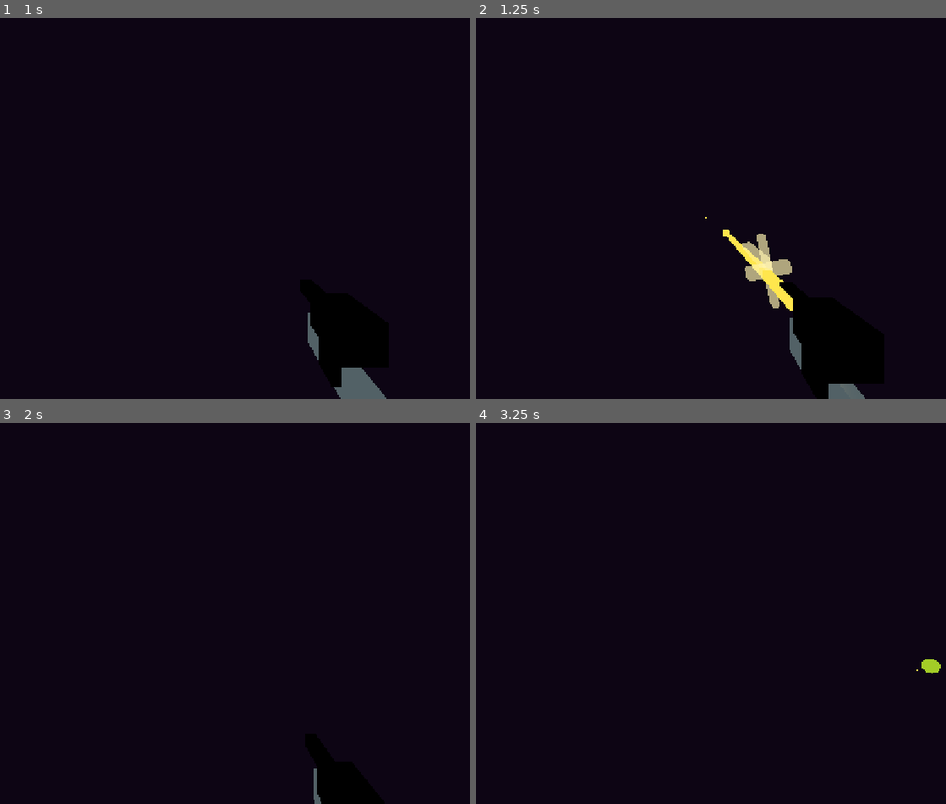
Above: before the commit, frames 1-4 (two rows, left to right).
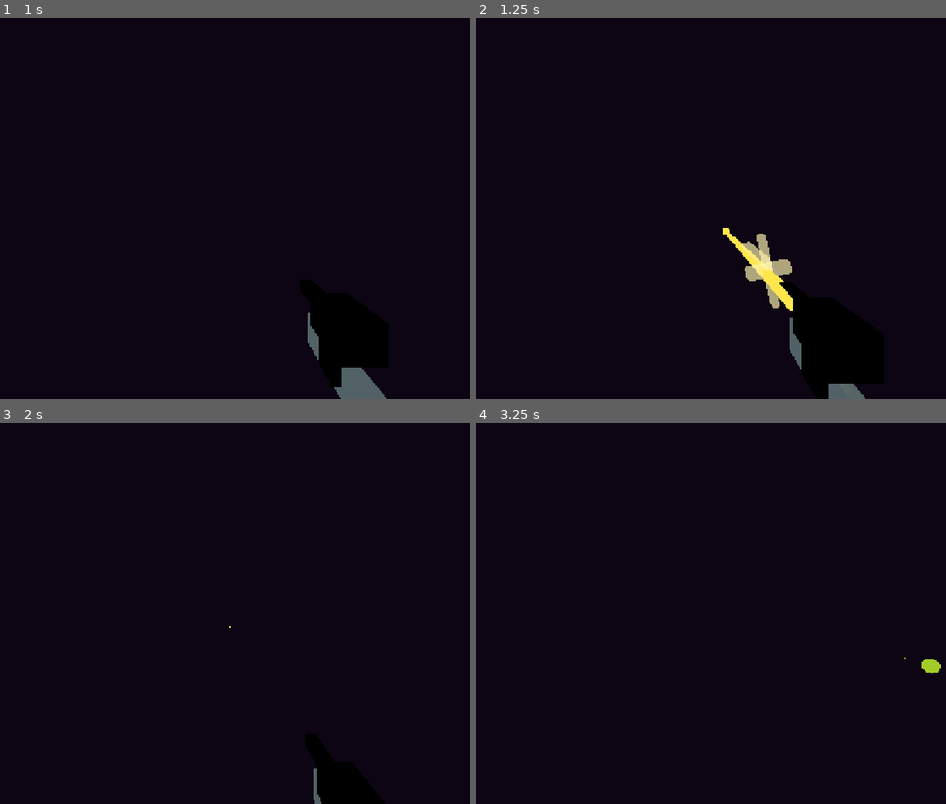
Above: after the commit, the same moments.

Repository: joepio/growing-guns
Game: Godot game, scene res://scenes/player.tscn
The game is run twice, just before and just after one commit, with the same random seed, the same clock (stepped at 60 frames per second) and the same inputs. This scene is started directly instead of the project's main scene. Sound files missing from this copy of the repository are replaced by a short silence.
Inputs (mouse positions are in pixels of both pictures, inside the frame that each line leads up to):
- Up to frame 1 (1 s): tap Enter at 0.5 s; move the mouse to (267, 208) at 0.52 s; press the mouse at (267, 208) at 0.53 s; hold W (move_forward) from 0.53 s (still down); tap Space (jump) at 0.77 s
- Up to frame 2 (1.25 s): keep holding W (move_forward)
- Up to frame 3 (2 s): keep holding W (move_forward); move the mouse to (197, 613) at 1.27 s; release the mouse at (197, 613) at 1.28 s; tap Shift (dash) at 1.35 s; tap Space (jump) at 1.52 s; click (197, 613) at 1.55 s
- Up to frame 4 (3.25 s): keep holding W (move_forward); tap Space (jump) at 2, 3.02 s; move the mouse to (725, 605) at 2.02 s; press the mouse at (725, 605) at 2.03 s; move the mouse to (696, 621) at 2.77 s; release the mouse at (696, 621) at 2.78 s; right-click (696, 621) at 2.85 s; click (696, 621) at 3.05 s

Frame 1 is identical in both runs. In frame 2, less than 0.1% of the frame differs, in the area x 48-67%, y 52-74%; in frame 3, less than 0.1%; in frame 4, less than 0.1%.

Commit message:
dynamic accuracy

Diff:
--- a/scripts/game.gd
+++ b/scripts/game.gd
@@ -289,9 +289,10 @@
 		_refresh_cooldowns()
 		_update_ghost_overlay()
 
-		# Update crosshair spread
+		# Crosshair reflects effective spread (base + movement + recoil) so the
+		# reticle visibly blooms when sprinting / spamming.
 		if _custom_crosshair:
-			_custom_crosshair.spread = local_player.weapon.spread
+			_custom_crosshair.spread = local_player.get_effective_spread()
 
 	if _pick_timeout_active:
 		_pick_timeout_timer -= delta
--- a/scripts/player.gd
+++ b/scripts/player.gd
@@ -126,6 +126,18 @@
 var _walk_bob_phase: float = 0.0
 var _gun_jump_bump: float = 0.0
 var _gun_tilt_z: float = 0.0
+# Dynamic shot-to-shot spread: each fire adds weapon.recoil_per_shot, decays
+# back to zero. Combined with weapon.spread + movement bonus at fire time.
+var _recoil_spread: float = 0.0
+const RECOIL_DECAY_RATE := 4.0           # higher = recovers accuracy faster
+const MOVEMENT_SPREAD_MAX := 0.045       # rad of extra spread at full walk speed
+
+# Total effective spread used at fire time AND shown by the crosshair so the
+# UI always matches what bullets will actually do.
+func get_effective_spread() -> float:
+	var horiz_speed: float = Vector2(velocity.x, velocity.z).length()
+	var movement_spread: float = clampf(horiz_speed / WALK_SPEED, 0.0, 1.4) * MOVEMENT_SPREAD_MAX
+	return weapon.spread + movement_spread + _recoil_spread
 var _head_hitbox_rest_y: float = 0.86
 var _torso_hitbox_rest_y: float = 0.12
 var _legs_hitbox_rest_y: float = -0.55
@@ -490,6 +502,7 @@
 	muzzle_kick_z = lerp(muzzle_kick_z, 0.0, delta * 14.0)
 	shake_amt = lerp(shake_amt, 0.0, delta * 14.0)
 	_landing_bump_y = lerp(_landing_bump_y, 0.0, delta * 10.0) # Smooth recovery
+	_recoil_spread = lerp(_recoil_spread, 0.0, clampf(delta * RECOIL_DECAY_RATE, 0.0, 1.0))
 
 	# View punch decay
 	_view_punch_pos = _view_punch_pos.lerp(Vector3.ZERO, delta * 12.0)
@@ -686,9 +699,12 @@
 	muzzle_kick_z = max(muzzle_kick_z, RIFLE_RECOIL_KICK * scale_f)
 	shake_amt = max(shake_amt, RIFLE_SHAKE * scale_f)
 	rotate_y(randf_range(-RIFLE_RECOIL_YAW_JITTER, RIFLE_RECOIL_YAW_JITTER) * scale_f)
+	# Snapshot the effective spread BEFORE this shot's recoil kicks in,
+	# then add the per-shot recoil so the next shot is sloppier.
+	var spread: float = get_effective_spread()
+	_recoil_spread += weapon.recoil_per_shot
 	# Multi-shot: fire N rays with random yaw+pitch spread (MULTI-SHOT card).
 	var shots: int = weapon.get_shots_per_trigger()
-	var spread: float = weapon.spread
 	var cam_right: Vector3 = camera.global_transform.basis.x
 	var cam_up: Vector3 = camera.global_transform.basis.y
 	for i in shots:
@@ -2323,9 +2339,12 @@
 		_last_sync_pos = Vector3.INF  # force resync
 
 	if not ghost_mode and _bot_shoot_cooldown <= 0.0 and _bot_has_los(_bot_target):
-		# Dev toggle (F1 panel): bots keep moving/aiming but hold their fire.
 		var game_scene: Node = get_tree().current_scene
-		if not (game_scene and game_scene.get("bots_hold_fire") == true):
+		# Round must be live (no shooting at corpses during card pick / match
+		# over), and the dev toggle in the F1 panel can hold fire entirely.
+		var is_playing: bool = game_scene and int(game_scene.get("state")) == 1  # State.PLAYING == 1
+		var hold_fire: bool = game_scene and game_scene.get("bots_hold_fire") == true
+		if is_playing and not hold_fire:
 			_bot_shoot()
 		# Bots auto-fire at the weapon's natural cadence.
 		_bot_shoot_cooldown = weapon.get_fire_interval()
--- a/scripts/weapon.gd
+++ b/scripts/weapon.gd
@@ -38,6 +38,8 @@
 
 # --- Behaviour knobs ---
 @export var spread: float = BASE_SPREAD        # radians; random yaw+pitch offset per shot
+const BASE_RECOIL := 0.018                      # radians added to dynamic spread per shot
+@export var recoil_per_shot: float = BASE_RECOIL # decays in Player; stacks while spamming
 @export var full_auto: bool = false            # whether holding LMB auto-fires
 @export var lifesteal: float = 0.0             # fraction of damage dealt returned as heal
 @export var explosive_radius: float = 0.0      # per-bullet splash radius (m)
@@ -105,6 +107,7 @@
 		pierce_count = 0
 		ricochet_count = 0
 		spread = BASE_SPREAD
+		recoil_per_shot = BASE_RECOIL
 		full_auto = false
 		lifesteal = 0.0
 		explosive_radius = 0.0
